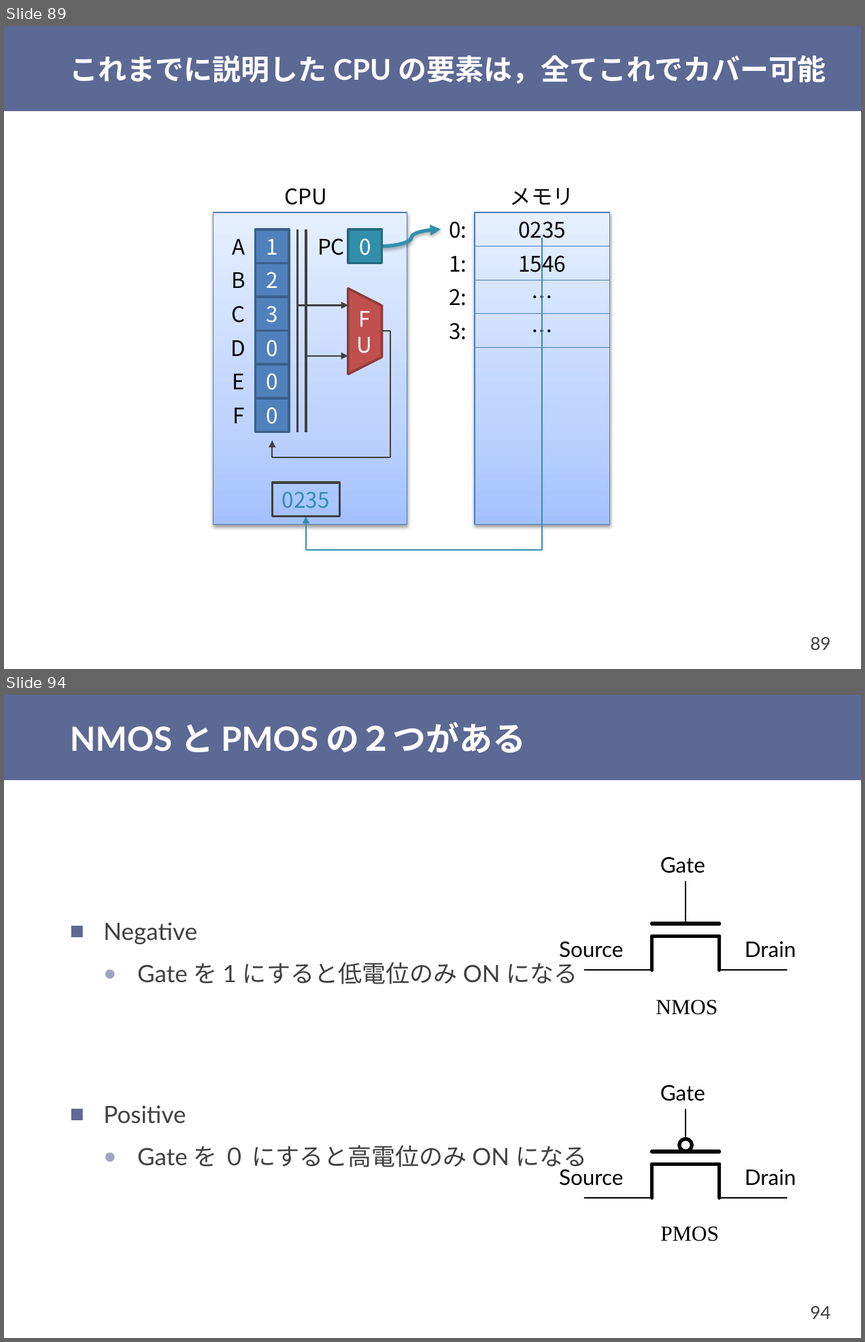
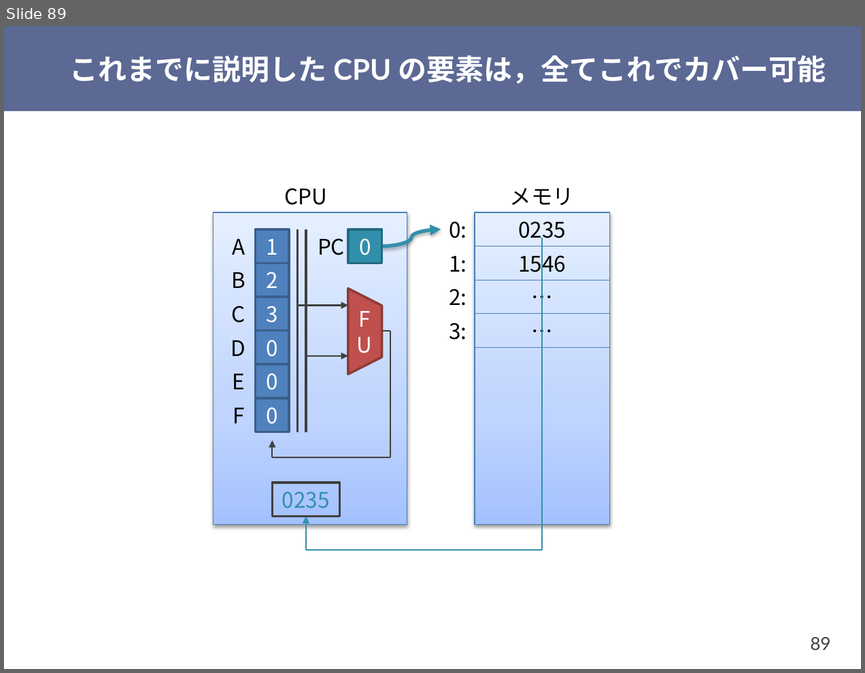
Before and after one commit to shioyadan/otya-computer-architecture-i, a slide deck: cai-shioya-03.pptx. Shown one above the other, each under a label of ours: slides 89 and 94 before the commit, slide 89 after it; the slides between them are not shown. The pictures are 865x1342 and 865x673 pixels, drawn with LibreOffice and Linux fonts; fonts in the diff are those of the drawing. Boxes give left, top, right and bottom in pixels: in the first picture for what was removed or moved away, otherwise in the second. Text is boxed around its words. In the diff, an @@ line names an element or a change of style, - is before the commit and + after.

```diff
--- a/cai-shioya-03.pptx
+++ b/cai-shioya-03.pptx
@@ slide 94 removed at bbox=[4, 695, 861, 1338], background #FFFFFF; not listed: 2 template elements that a slide beside it also shows @@
@@ title removed at bbox=[70, 722, 526, 753] @@
-NMOS と PMOS の２つがある
@@ text removed at bbox=[660, 857, 705, 873] @@
-Gate
@@ text removed at bbox=[103, 922, 587, 1172] @@
-■ Negative
-  ● Gate を 1 にすると低電位のみ ON になる
-■ Positive
-  ● Gate を ０ にすると高電位のみ ON になる
@@ text removed at bbox=[559, 941, 623, 957] @@
-Source
@@ text removed at bbox=[745, 941, 796, 957] @@
-Drain
@@ group removed at bbox=[584, 882, 786, 1015]: 7 lines, 1 text @@
-NMOS
@@ text removed at bbox=[660, 1085, 705, 1101] @@
-Gate
@@ text removed at bbox=[559, 1169, 623, 1185] @@
-Source
@@ text removed at bbox=[745, 1169, 796, 1185] @@
-Drain
@@ group removed at bbox=[584, 1109, 786, 1241]: 7 lines, 1 ellipse, 1 text @@
-PMOS
```
Also in this commit, not shown: 3 slides changed, 25 other slides removed, 4 other files.
